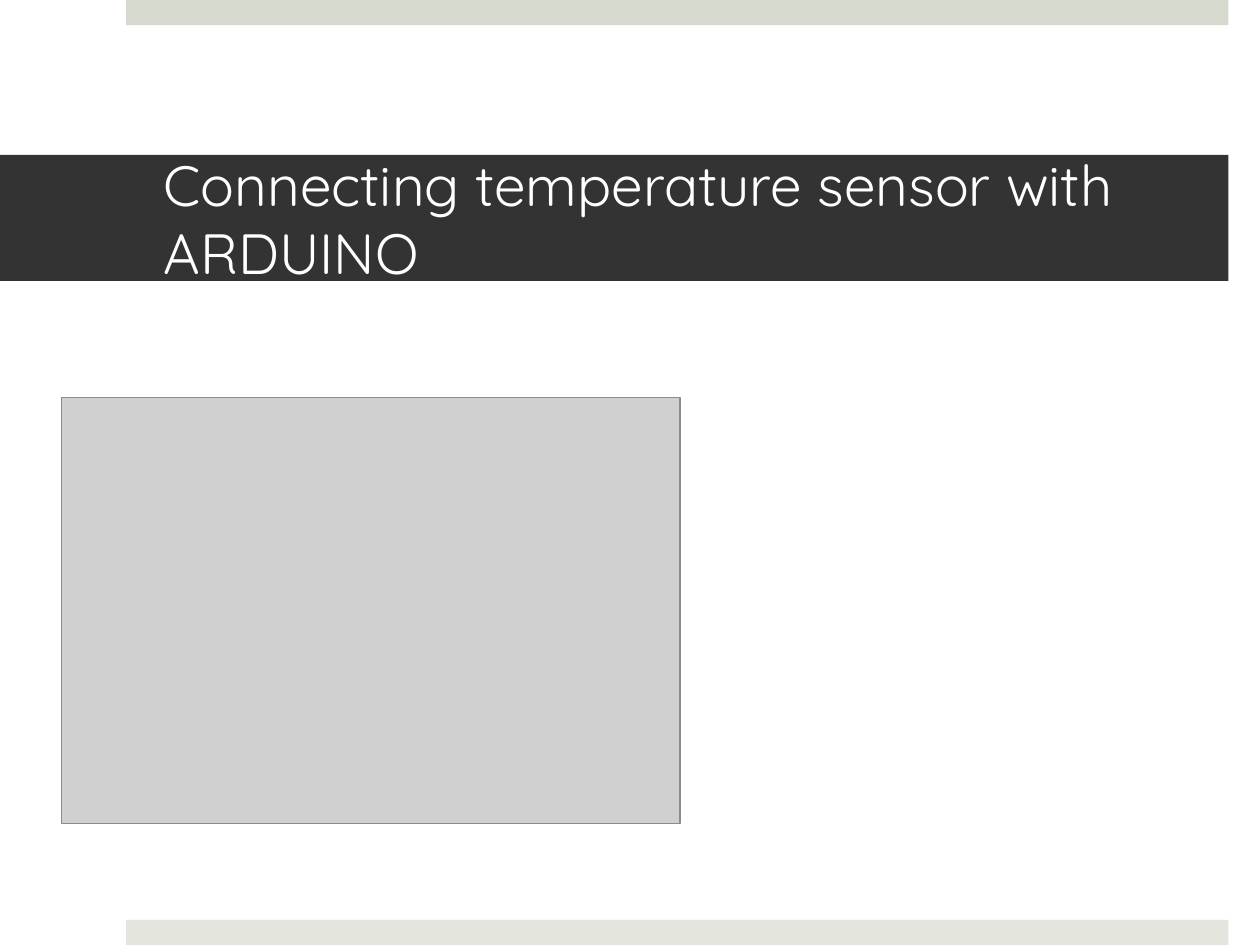
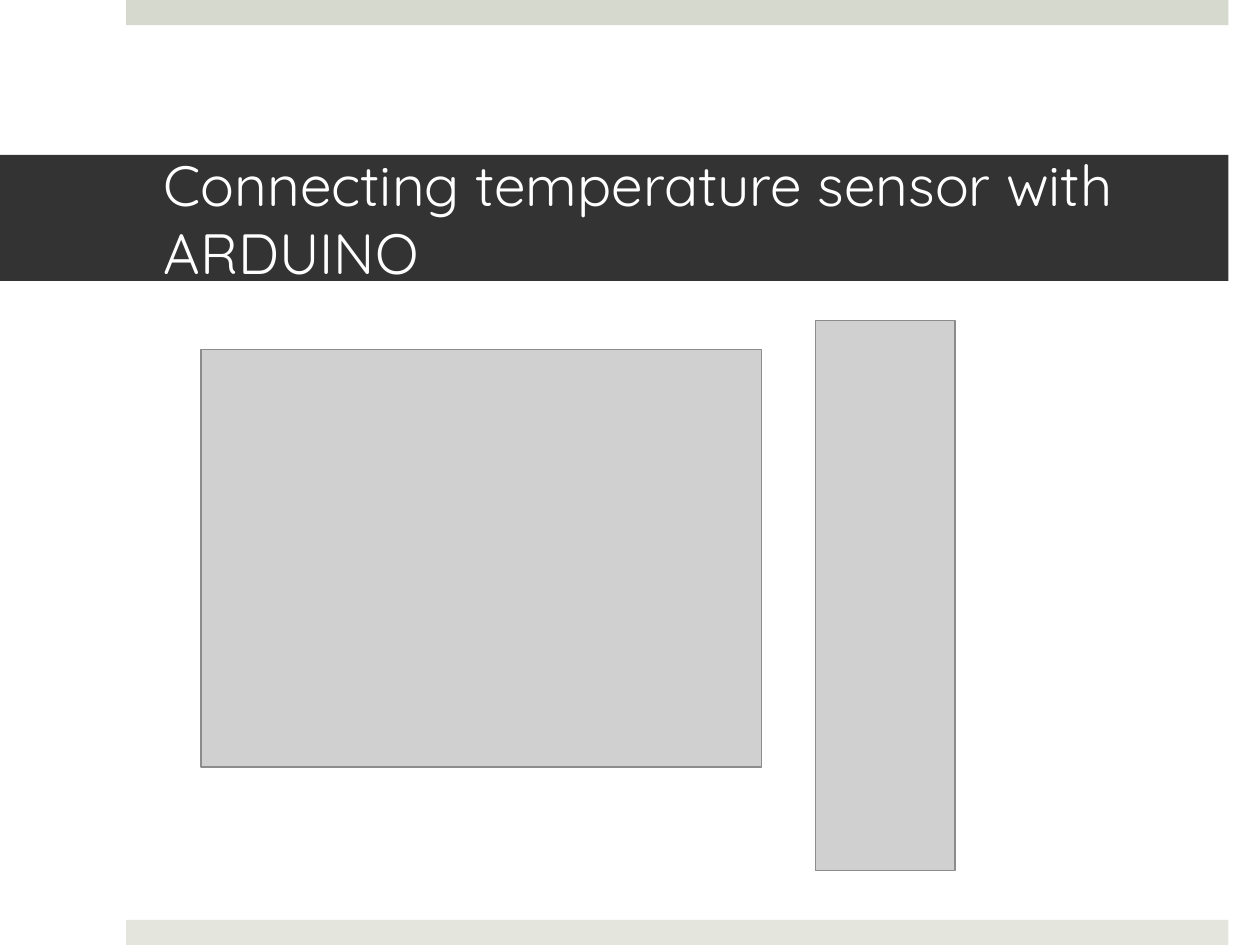
Before and after one commit to sasmita/QuantumLight, a slide deck: slide 7 of QL_Presentation1.pptx. Drawn at 1260x945 pixels with LibreOffice and Linux fonts; fonts in the diff are those of the drawing; grey boxes stand for pictures. Boxes give left, top, right and bottom in pixels: in the first picture for what was removed or moved away, otherwise in the second. Text is boxed around its words. In the diff, an @@ line names an element or a change of style, - is before the commit and + after.

```diff
--- a/QL_Presentation1.pptx
+++ b/QL_Presentation1.pptx
@@ picture added at (x1=815, y1=321, x2=955, y2=871) @@
@@ picture at (x1=202, y1=349, x2=762, y2=766): rotation 180 to 0 degrees @@
```
Also in this commit, not shown: 1 other slide changed, 4 slides added, 1 slide removed.
